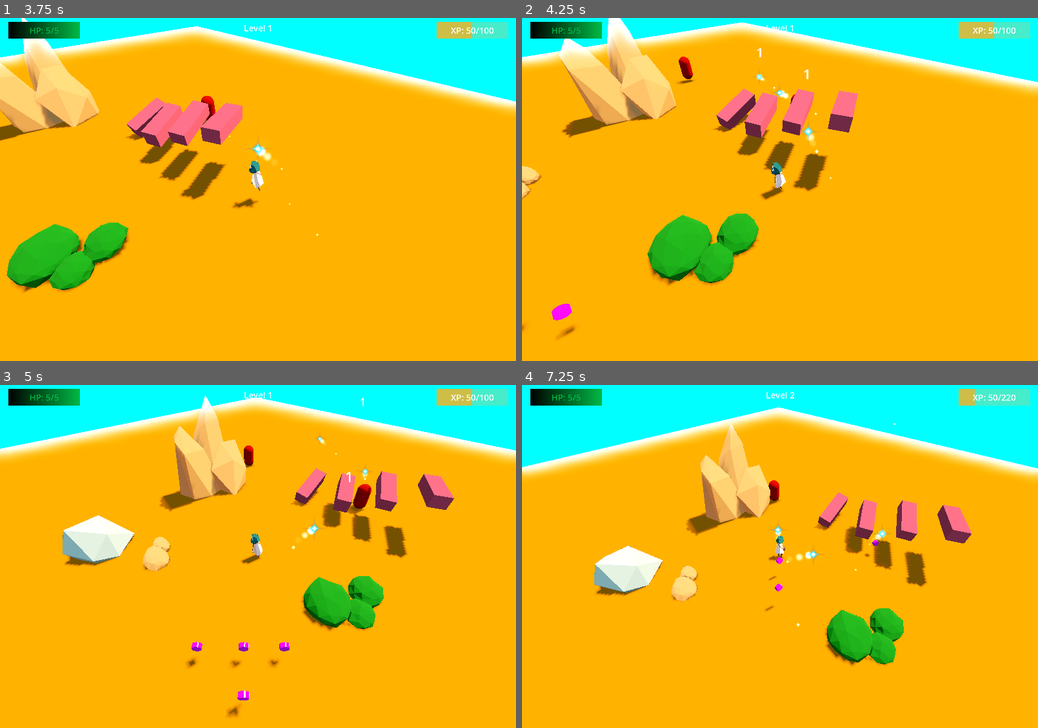
Above: before the commit, frames 1-4 (two rows, left to right).
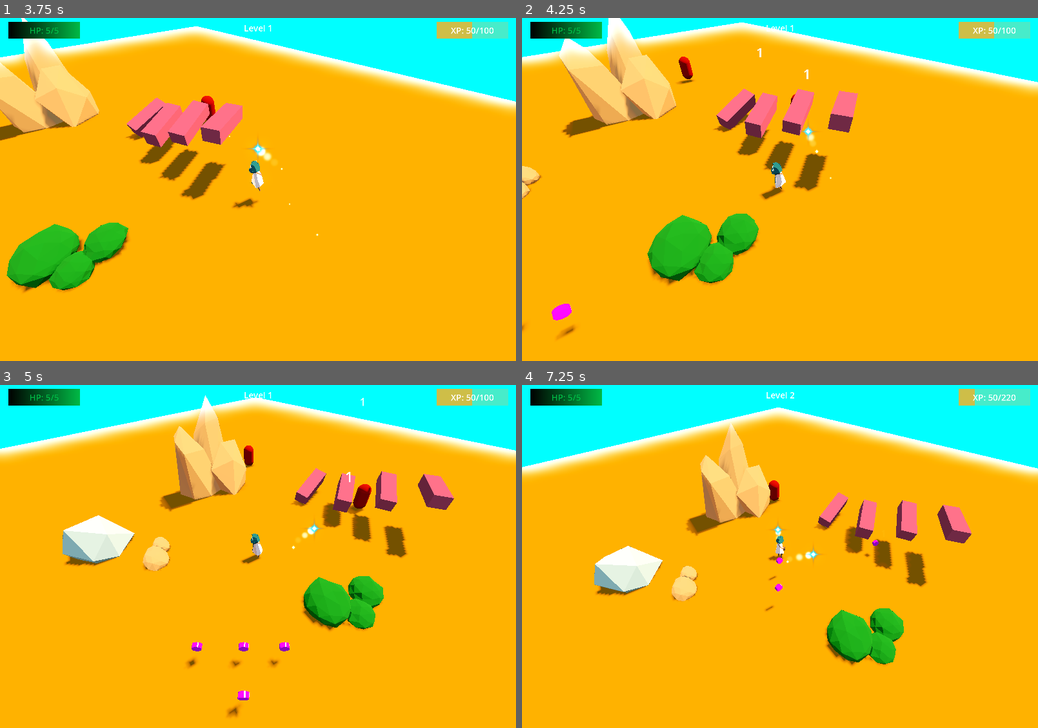
Above: after the commit, the same moments.

Repository: DeepRestGames/EcoDungeon
Game: Godot game, scene res://scenes/PrototypeScene_Weapons_01.tscn
Two runs of this game, one before a commit and one after it. Both use one fixed random seed, a clock stepped at 60 frames per second and the inputs below. A sky picture missing from this copy of the repository is replaced by a grey-blue gradient.
Inputs (mouse positions are in pixels of both pictures, inside the frame that each line leads up to):
- Up to frame 1 (3.75 s): move the mouse to (371, 172) at 0.52 s; hold D (move_right) 0.53-1.28 s; tap Space (spacebar) at 0.6, 2.85 s; move the mouse to (154, 206) at 1.27 s; hold S (move_down) 1.28-2.03 s; tap Mouse wheel up (zoom_in) at 1.35 s; move the mouse to (309, 114) at 2.02 s; hold D (move_right) 2.03-2.78 s; hold Mouse wheel down (zoom_out) 2.03-2.78 s; move the mouse to (232, 258) at 2.77 s; hold W (move_up) 2.78-3.53 s; move the mouse to (412, 240) at 3.52 s; hold A (move_left) from 3.53 s (still down); hold Mouse wheel up (zoom_in) from 3.53 s (still down)
- Up to frame 2 (4.25 s): keep holding A (move_left); keep holding Mouse wheel up (zoom_in)
- Up to frame 3 (5 s): keep holding A (move_left); move the mouse to (103, 505) at 4.27 s; release Mouse wheel up (zoom_in) at 4.28 s; tap Mouse wheel down (zoom_out) at 4.35 s
- Up to frame 4 (7.25 s): move the mouse to (805, 556) at 5.02 s; release A (move_left) at 5.03 s; hold S (move_down) 5.03-5.78 s; tap Space (spacebar) at 5.1, 6.5 s; tap Enter at 5.75 s; move the mouse to (702, 470) at 5.77 s; hold D (move_right) 5.78-6.53 s; tap Mouse wheel up (zoom_in) at 5.85 s; move the mouse to (893, 539) at 6.52 s; hold W (move_up) from 6.53 s (still down); hold Mouse wheel down (zoom_out) from 6.53 s (still down)

Frame 1 is identical in both runs. In frame 2, less than 0.1% of the frame differs, in the area x 45-64%, y 15-33%; in frame 3, less than 0.1%; in frame 4, less than 0.1%.

Commit message:
Fixed piercing

Diff:
--- /dev/null
+++ b/scenes/Enemies/EnemyDebug.tscn
@@ -0,0 +1,24 @@
+[gd_scene load_steps=5 format=3 uid="uid://daw40lfh4sfp4"]
+
+[ext_resource type="Script" path="res://scripts/enemy/EnemyBase.gd" id="1_hwfwt"]
+
+[sub_resource type="CapsuleShape3D" id="CapsuleShape3D_hlr77"]
+
+[sub_resource type="StandardMaterial3D" id="StandardMaterial3D_rw5pp"]
+albedo_color = Color(0.952941, 0.0588235, 0.537255, 1)
+
+[sub_resource type="CapsuleMesh" id="CapsuleMesh_h5kdl"]
+material = SubResource("StandardMaterial3D_rw5pp")
+
+[node name="EnemyDebug" type="CharacterBody3D" groups=["EnemyHorde"]]
+collision_layer = 4
+collision_mask = 7
+script = ExtResource("1_hwfwt")
+SPEED = 0.0
+max_hp = 2000.0
+
+[node name="CollisionShape3D" type="CollisionShape3D" parent="."]
+shape = SubResource("CapsuleShape3D_hlr77")
+
+[node name="MeshInstance3D" type="MeshInstance3D" parent="."]
+mesh = SubResource("CapsuleMesh_h5kdl")
--- a/scenes/PrototypeScene_Weapons_01.tscn
+++ b/scenes/PrototypeScene_Weapons_01.tscn
@@ -8,6 +8,7 @@
 [ext_resource type="PackedScene" uid="uid://bebiuwit13drx" path="res://scenes/player/Player.tscn" id="6_qxrcy"]
 [ext_resource type="Script" path="res://scripts/enemy/EnemySpawner.gd" id="7_oly0a"]
 [ext_resource type="PackedScene" uid="uid://cfikpkwj7l7xs" path="res://scenes/objects/XpPickup.tscn" id="8_dgl7l"]
+[ext_resource type="PackedScene" uid="uid://daw40lfh4sfp4" path="res://scenes/Enemies/EnemyDebug.tscn" id="9_3bl22"]
 
 [sub_resource type="PanoramaSkyMaterial" id="PanoramaSkyMaterial_dka55"]
 panorama = ExtResource("1_r6xao")
@@ -175,4 +176,16 @@
 [node name="XpPickup7" parent="Xps" instance=ExtResource("8_dgl7l")]
 transform = Transform3D(1, 0, 0, 0, 1, 0, 0, 0, 1, -0.0735538, 1.5966, 6.21651)
 
+[node name="EnemyDebug" parent="." instance=ExtResource("9_3bl22")]
+transform = Transform3D(1, 0, 0, 0, 1, 0, 0, 0, 1, -27.6004, 1.43813, 5.98567)
+SPEED = 200.0
+
+[node name="EnemyDebug2" parent="." instance=ExtResource("9_3bl22")]
+transform = Transform3D(1, 0, 0, 0, 1, 0, 0, 0, 1, -25.3304, 1.33847, 6.30492)
+SPEED = 200.0
+
+[node name="EnemyDebug3" parent="." instance=ExtResource("9_3bl22")]
+transform = Transform3D(1, 0, 0, 0, 1, 0, 0, 0, 1, -23.616, 1.51585, 6.70408)
+SPEED = 200.0
+
 [connection signal="timeout" from="Player/EnemySpawner/EnemySpawnCooldown" to="Player/EnemySpawner" method="_on_enemy_spawn_cooldown_timeout"]
--- a/scenes/player/Player.tscn
+++ b/scenes/player/Player.tscn
@@ -432,7 +432,7 @@
 bones/3/rest = Transform3D(1, 0, 0, 0, 1, 0, 0, 0, 1, 0, 1.78706, 0)
 bones/3/enabled = true
 bones/3/position = Vector3(0, 1.78706, 0)
-bones/3/rotation = Quaternion(0.0191756, 0.00093658, 0.0014164, 0.999815)
+bones/3/rotation = Quaternion(-0.0219644, 0.00601953, 0.00910339, 0.999699)
 bones/3/scale = Vector3(1, 1, 1)
 bones/4/name = "upperleg.L"
 bones/4/parent = 0
--- a/scripts/Projectile.gd
+++ b/scripts/Projectile.gd
@@ -59,7 +59,7 @@
 		enemies_pierced += [collider.get_instance_id()]
 		if piercing_amount > 0:
 			pierced_so_far +=1
-	if pierced_so_far > piercing_amount:
+	if pierced_so_far > piercing_amount or piercing_amount == 0:
 		destroy()
 
 
--- a/scripts/weapons/powerups/WeaponPowerupSystem.gd
+++ b/scripts/weapons/powerups/WeaponPowerupSystem.gd
@@ -30,6 +30,8 @@
 	print("Range: " + str(base_weapon.weapon_range))
 	print("Fire cooldown: " + str(base_weapon.fire_cooldown))
 	print("Projectiles number: " + str(base_weapon.current_projectiles_number))
+	print("Explosion range/damage: " + str(base_weapon.explosion_range) + '/'+ str(base_weapon.explosion_damage))
+	print("Pierce: " + str(base_weapon.piercing_amount))
 	print("-----------------------------------------------------------")
 
 
Not shown: 1 places in scenes/PrototypeScene_Weapons_01.tscn that only renumber resources
